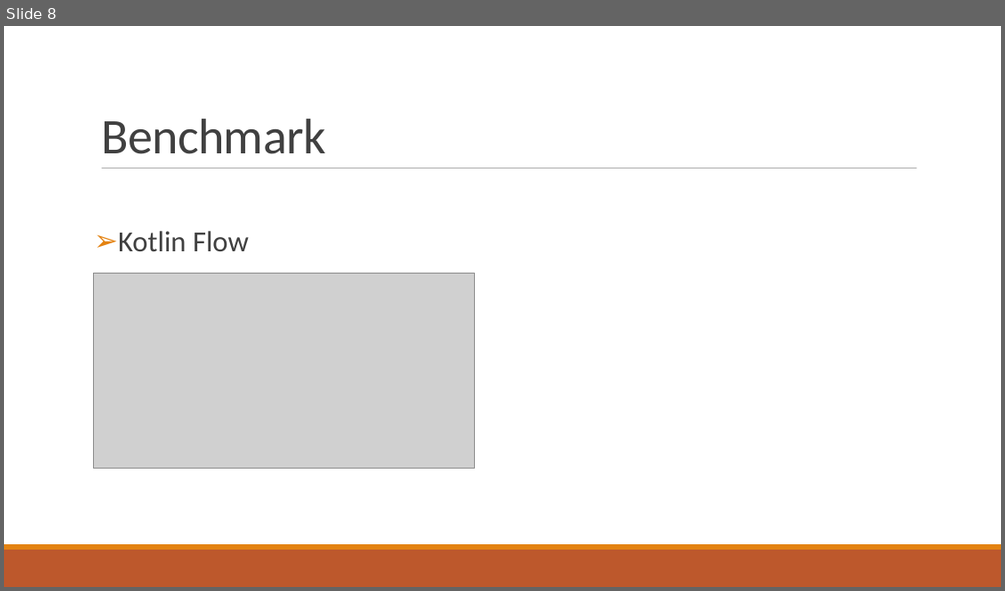
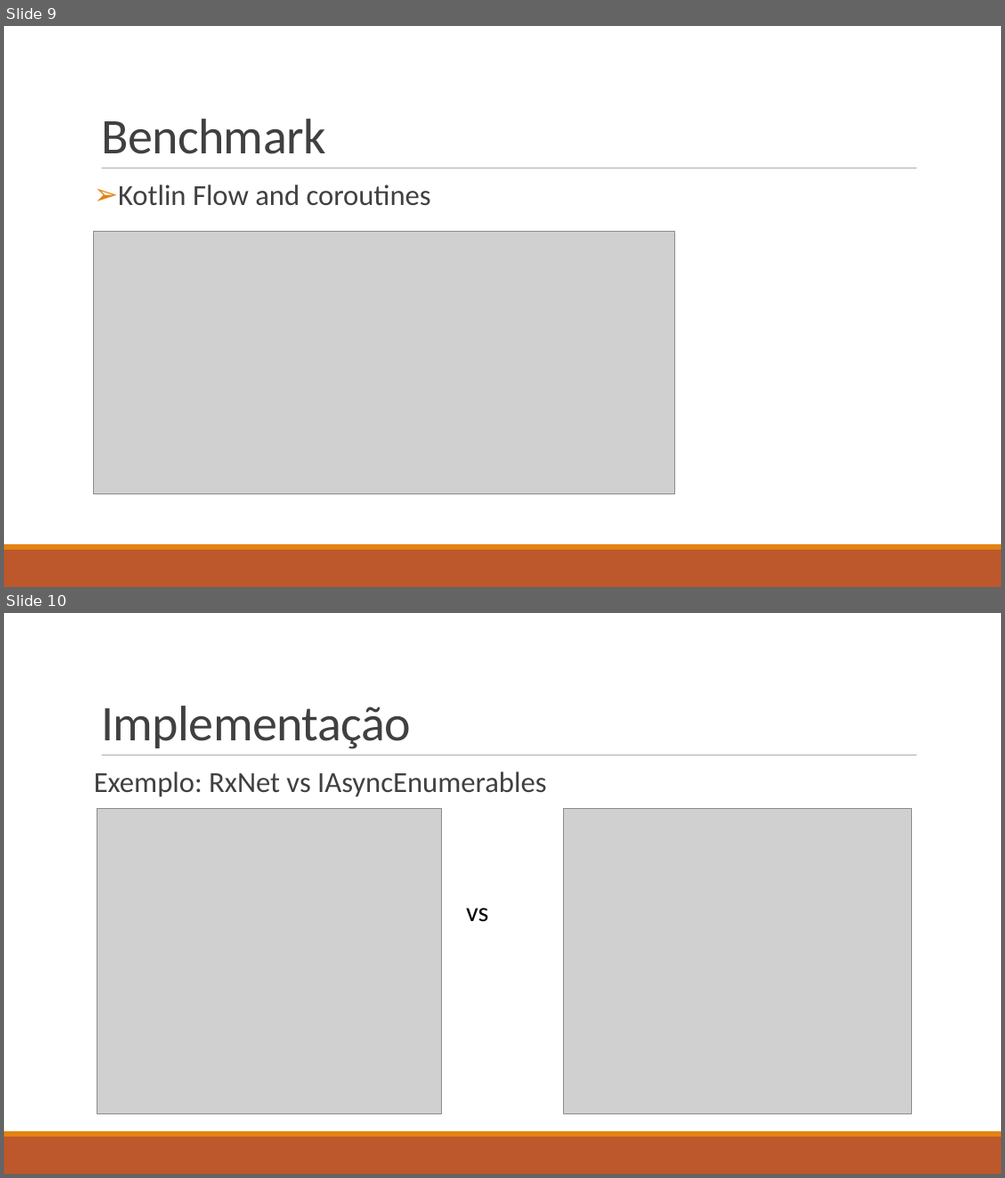
Before and after one commit to isel-sw-projects/2021-asyncio-pipelines, a slide deck: From asynchronous IO to reactive stream pipelines.ppt.odp. Shown one above the other, each under a label of ours: slide 8 before the commit, slides 9 and 10 after it. The pictures are 1005x591 and 1005x1178 pixels, drawn with LibreOffice and Linux fonts; fonts in the diff are those of the drawing; grey boxes stand for pictures. Boxes give left, top, right and bottom in pixels: in the first picture for what was removed or moved away, otherwise in the second. Text is boxed around its words. In the diff, an @@ line names an element or a change of style, - is before the commit and + after.

```diff
--- a/From asynchronous IO to reactive stream pipelines.ppt.odp
+++ b/From asynchronous IO to reactive stream pipelines.ppt.odp
@@ slide 10 added at [4,613,1001,1174], background #FFFFFF; not listed: 3 template elements that a slide beside it also shows @@
@@ title added at [101,706,411,749], 48 pt, text #404040 @@
+Implementação
@@ text added at [94,771,546,922], 28 pt, text #404040 @@
+Exemplo: RxNet vs IAsyncEnumerables
+                vs
@@ picture added at [97,808,442,1113] @@
@@ picture added at [563,808,911,1113] @@
@@ what was slide 8 is now slide 9 @@
@@ slide 9 changed as well @@
@@ text at [118,184,431,206]: text changed @@
-➢ Kotlin Flow
+➢ Kotlin Flow and coroutines
@@ picture: place and size @@
-picture at [94,273,474,468]
+picture at [94,232,675,494]
```
Also in this commit, not shown: 7 other slides changed, 2 other slides added, 1 slide removed, 1 other file.
